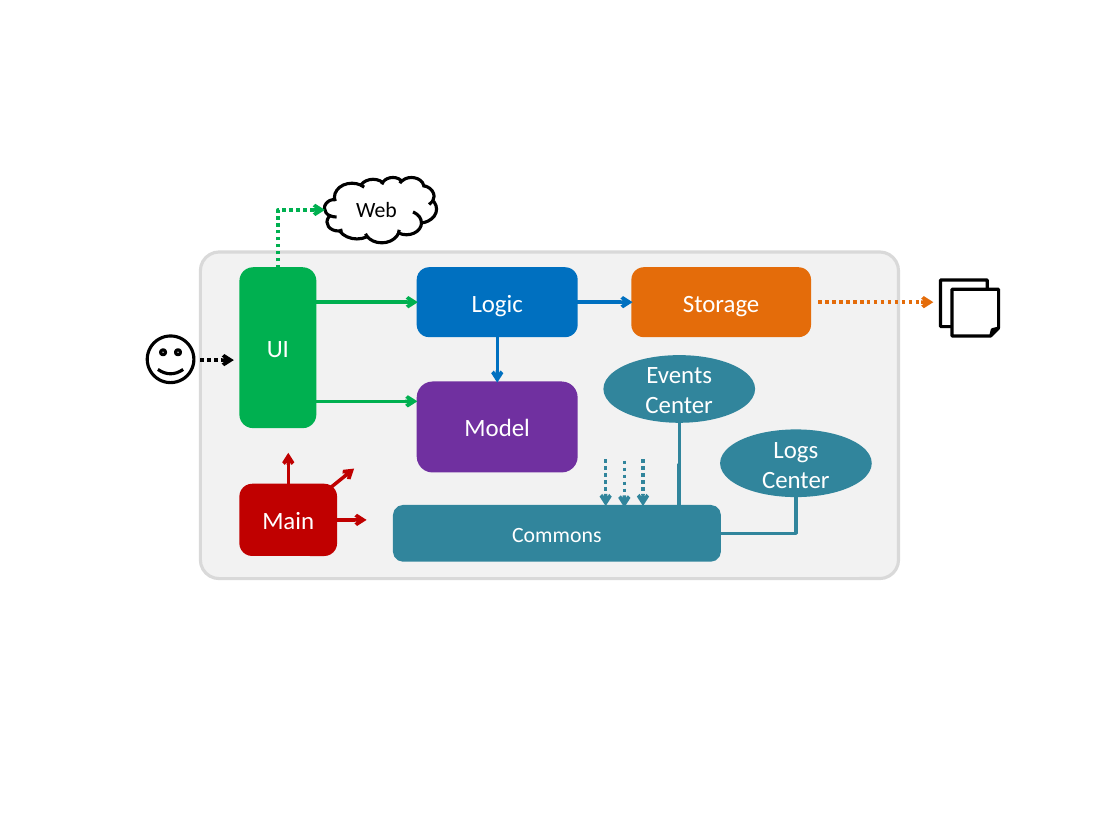
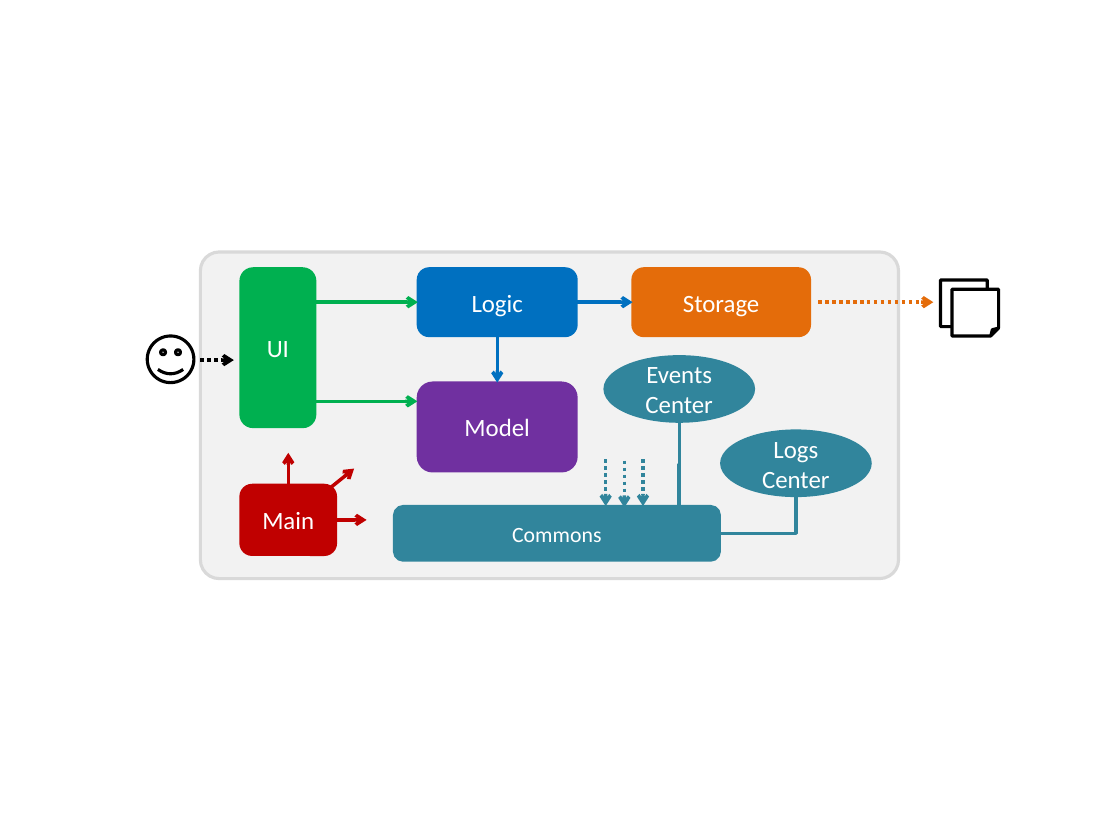
Before and after one commit to unusep/main, a slide deck: slide 2 of docs/diagrams/Diagrams.pptx. Drawn at 1120x840 pixels with LibreOffice and Linux fonts; fonts in the diff are those of the drawing. Boxes give left, top, right and bottom in pixels: in the first picture for what was removed or moved away, otherwise in the second. Text is boxed around its words. In the diff, an @@ line names an element or a change of style, - is before the commit and + after.

```diff
--- a/docs/diagrams/Diagrams.pptx
+++ b/docs/diagrams/Diagrams.pptx
@@ cloud removed at box(325, 177, 437, 242) @@
-Web
@@ elbow arrow removed from (278, 269) to (325, 211) @@
```
Also in this commit, not shown: 1 other slide changed, 2 slides removed, 4 other files.
